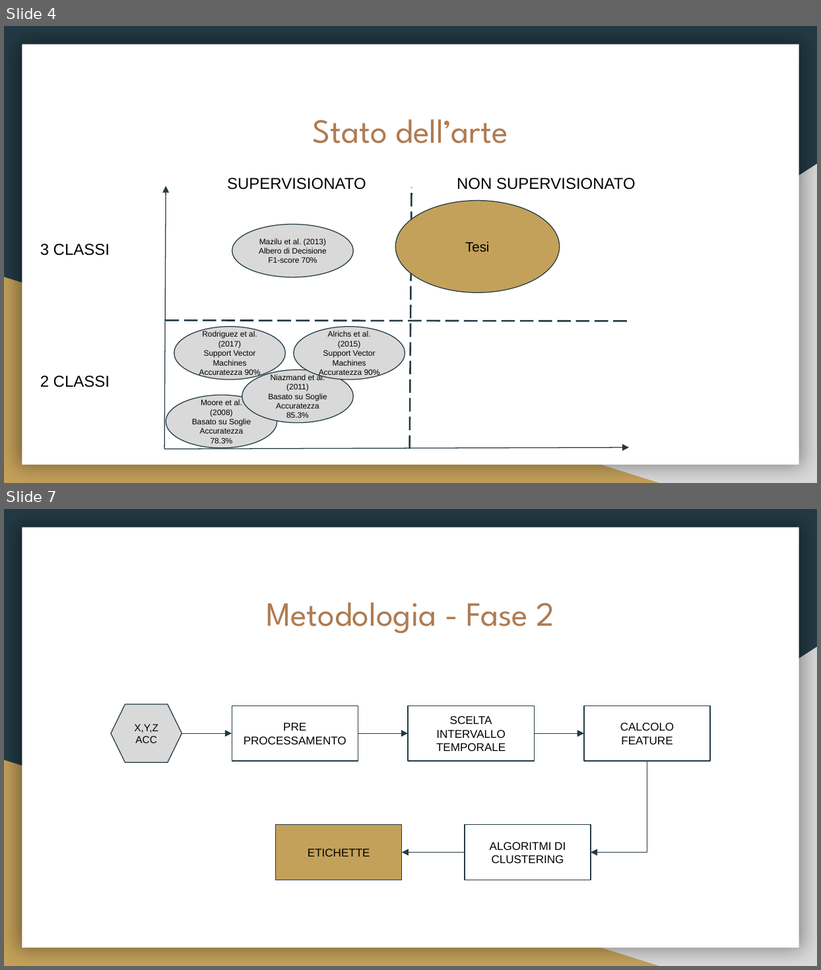
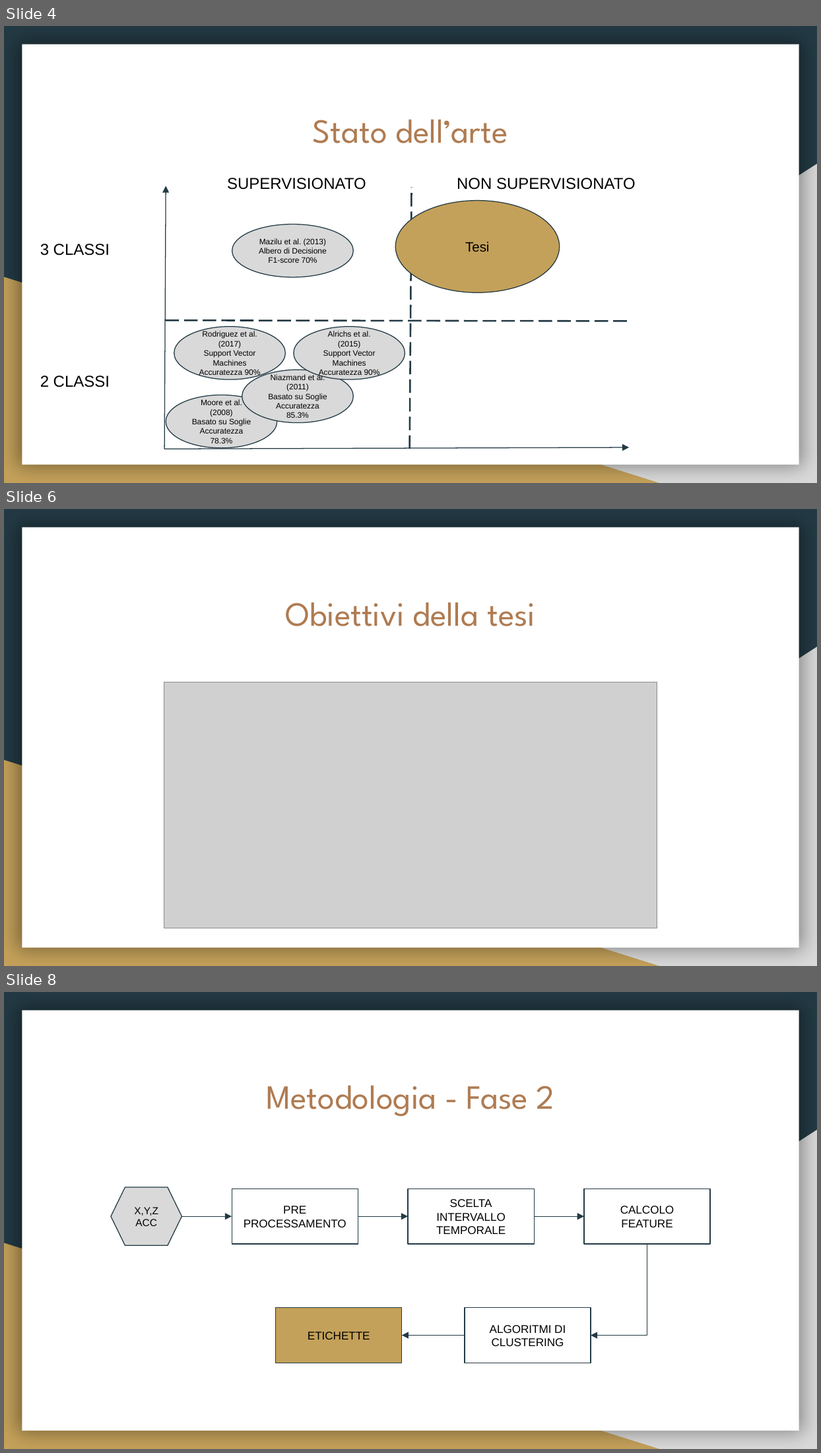
Before and after one commit to fuserale/tesi, a slide deck: tex_tesi/Apprendimento non supervisionato per l’identificazione di contesti di Freezing of Gait (FOG) in pazienti affetti da Morbo di Parkinson.pptx. Shown one above the other, each under a label of ours: slides 4 and 7 before the commit, slides 4, 6 and 8 after it; the slides between them are not shown. The pictures are 821x970 and 821x1453 pixels, drawn with LibreOffice and Linux fonts; fonts in the diff are those of the drawing; grey boxes stand for pictures. Boxes give left, top, right and bottom in pixels: in the first picture for what was removed or moved away, otherwise in the second. Text is boxed around its words. In the diff, an @@ line names an element or a change of style, - is before the commit and + after.

```diff
--- a/tex_tesi/Apprendimento non supervisionato per l’identificazione di contesti di Freezing of Gait (FOG) in pazienti affetti da Morbo di Parkinson.pptx
+++ b/tex_tesi/Apprendimento non supervisionato per l’identificazione di contesti di Freezing of Gait (FOG) in pazienti affetti da Morbo di Parkinson.pptx
@@ slide 6 added at [4, 509, 817, 966], background #233A44; not listed: 3 template elements that a slide beside it also shows @@
@@ title added at [285, 602, 535, 626], 30 pt, text #AF7B51 @@
+Obiettivi della tesi
@@ picture added at [164, 682, 657, 929] @@
@@ what was slide 7 is now slide 8 @@
```
Also in this commit, not shown: 5 slides changed.
